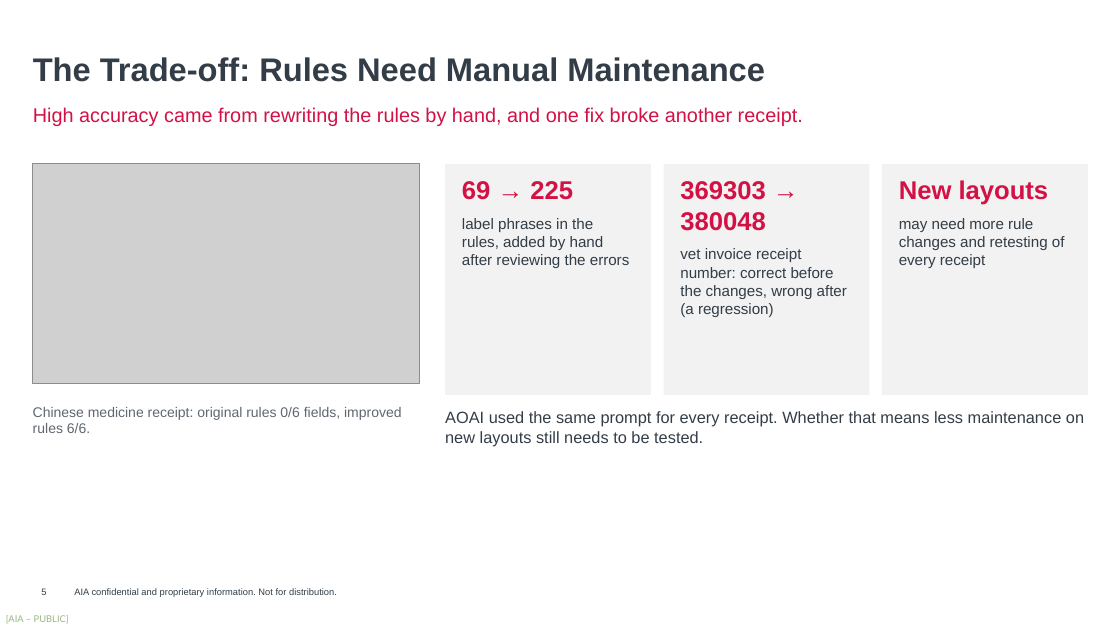
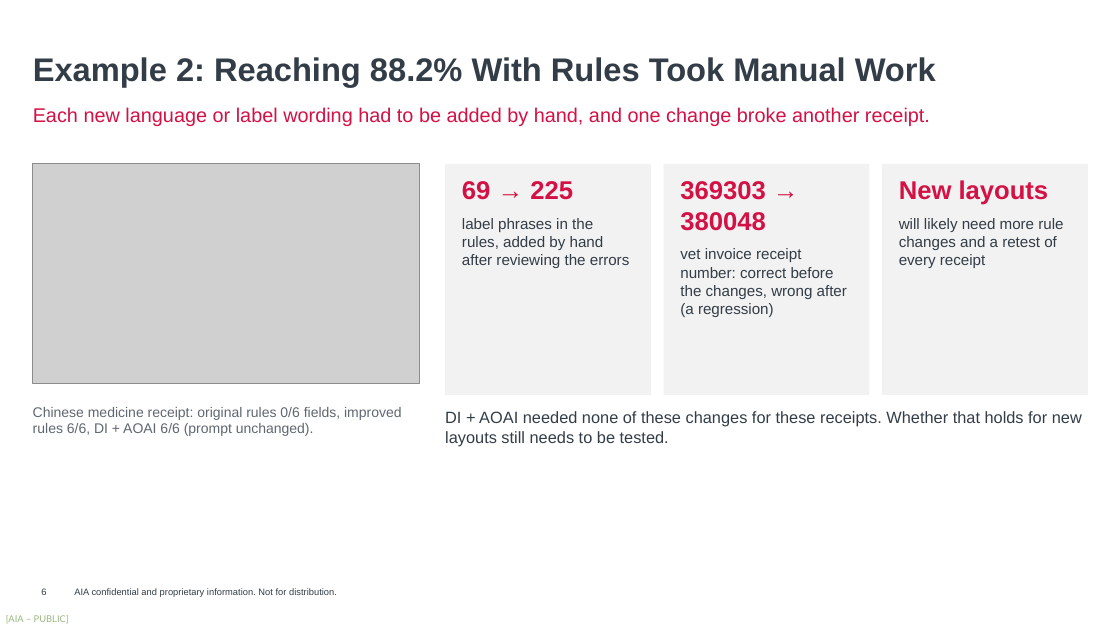
Before and after one commit to harrysokool/playground, a slide deck: slide 6 of ppt/ocr_benchmark/current/OCR_Benchmark_V2.pptx (slide 5 before the commit). Drawn at 1120x630 pixels with LibreOffice and Linux fonts; fonts in the diff are those of the drawing; grey boxes stand for pictures; background and template pictures are left out. Boxes give left, top, right and bottom in pixels: in the first picture for what was removed or moved away, otherwise in the second. Text is boxed around its words. In the diff, an @@ line names an element or a change of style, - is before the commit and + after.

```diff
--- a/ppt/ocr_benchmark/current/OCR_Benchmark_V2.pptx
+++ b/ppt/ocr_benchmark/current/OCR_Benchmark_V2.pptx
@@ text at bbox=[33, 57, 936, 87]: text changed @@
-The Trade-off: Rules Need Manual Maintenance
+Example 2: Reaching 88.2% With Rules Took Manual Work
@@ text at bbox=[33, 107, 930, 126]: text changed @@
-High accuracy came from rewriting the rules by hand, and one fix broke another receipt.
+Each new language or label wording had to be added by hand, and one change broke another receipt.
@@ text in rectangle at bbox=[899, 218, 1063, 268]: text changed @@
-may need more rule changes and retesting of every receipt
+will likely need more rule changes and a retest of every receipt
@@ text at bbox=[33, 407, 401, 436]: text changed @@
-Chinese medicine receipt: original rules 0/6 fields, improved rules 6/6.
+Chinese medicine receipt: original rules 0/6 fields, improved rules 6/6, DI + AOAI 6/6 (prompt unchanged).
@@ text at bbox=[445, 411, 1082, 447]: text changed @@
-AOAI used the same prompt for every receipt. Whether that means less maintenance on new layouts still needs to be tested.
+DI + AOAI needed none of these changes for these receipts. Whether that holds for new layouts still needs to be tested.
```
Also in this commit, not shown: 6 other slides changed, 1 slide added, 15 other files.
